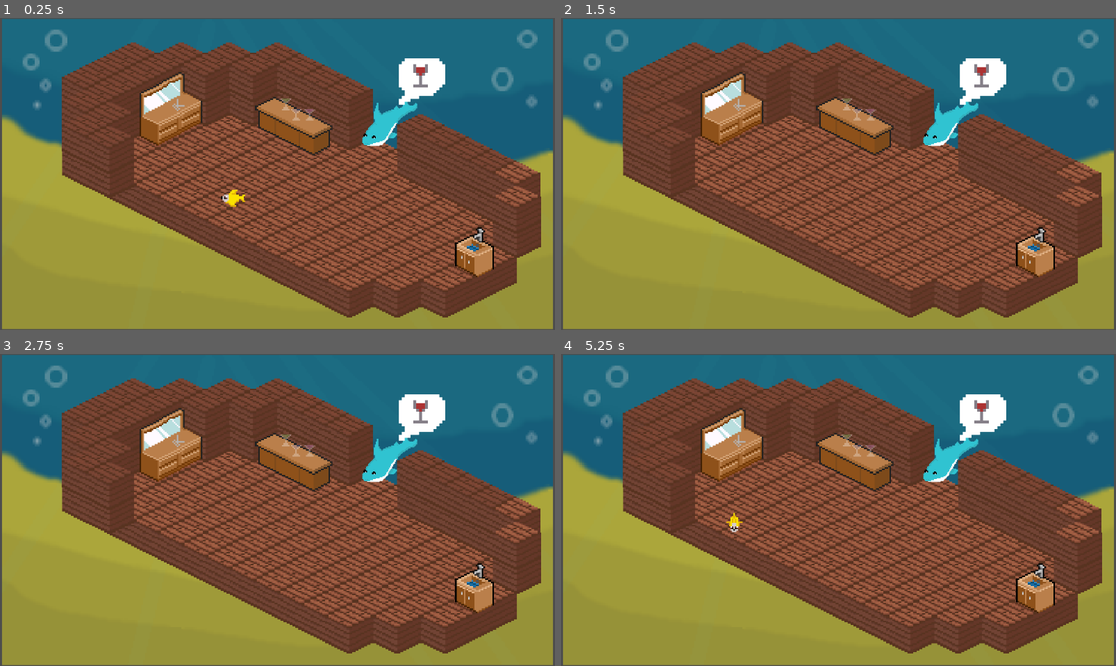
Above: before the commit, frames 1-4 (two rows, left to right).
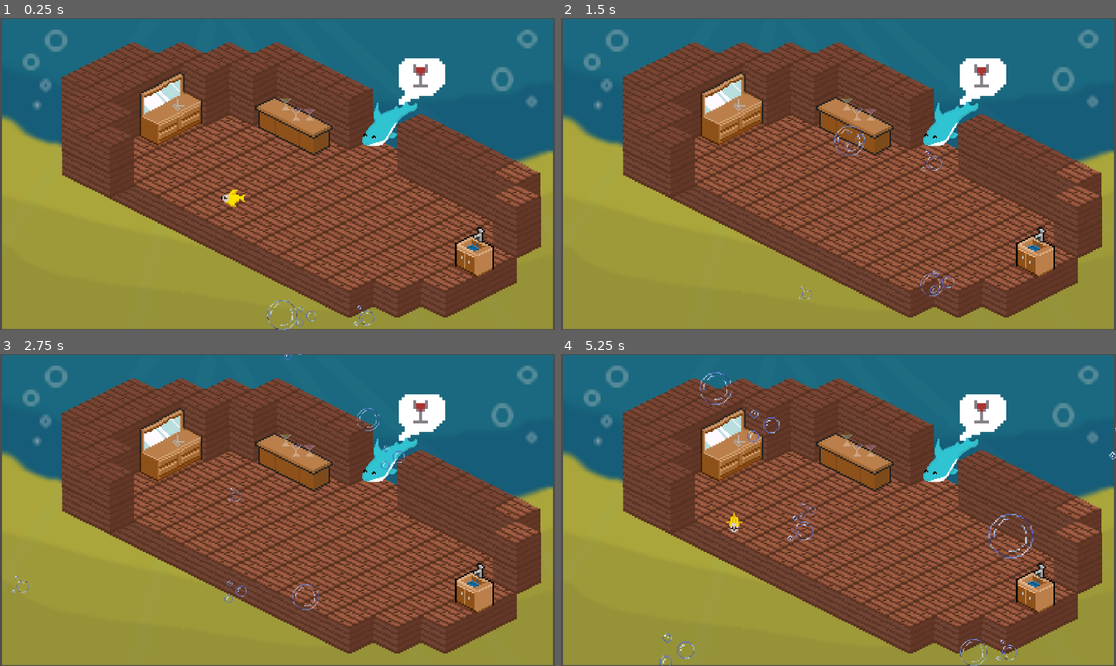
Above: after the commit, the same moments.

Repository: jkopano/barber-fish-barber-shop
Game: Godot game, scene res://src/scenes/LvL1/tilemap.tscn
The game is run twice, just before and just after one commit, with the same random seed, the same clock (stepped at 60 frames per second) and the same inputs.
Inputs (mouse positions are in pixels of both pictures, inside the frame that each line leads up to):
- Up to frame 1 (0.25 s): no input
- Up to frame 2 (1.5 s): move the mouse to (960, 158) at 0.52 s; hold Right (RIGHT) 0.53-1.25 s; tap Space (ACTION) at 0.6 s; click (960, 158) at 0.67 s; drag from (727, 189) to (838, 145) at 1.27 s
- Up to frame 3 (2.75 s): move the mouse to (333, 441) at 2.02 s; hold Right (RIGHT) from 2.03 s (still down); tap Space (ACTION) at 2.1 s
- Up to frame 4 (5.25 s): release Right (RIGHT) at 2.75 s; drag from (810, 572) to (1010, 584) at 2.77 s; move the mouse to (1005, 556) at 3.52 s; hold Left (LEFT) 3.53-4.25 s; tap Space (ACTION) at 3.6, 5.1 s; drag from (672, 463) to (932, 503) at 4.27 s; move the mouse to (866, 510) at 5.02 s; hold S (DOWN) from 5.03 s (still down); click (866, 510) at 5.17 s

The runs differ from the first frame. In frame 1, 0.2% of the frame differs, in the area x 48-68%, y 90-100%; in frame 2, 0.3%; in frame 3, 0.3%; in frame 4, 0.8%, in the area x 17-100%, y 5-100%.

Commit message:
added bubbles to other scenes

Diff:
--- a/src/scenes/LvL1/tilemap.tscn
+++ b/src/scenes/LvL1/tilemap.tscn
@@ -16,6 +16,9 @@
 [ext_resource type="Texture2D" uid="uid://m3qbvtd31lem" path="res://sprites/levels/winko-point.png" id="13_68jg1"]
 [ext_resource type="Texture2D" uid="uid://s46x68lh0u5k" path="res://sprites/levels/nozycki-point.png" id="15_6hthj"]
 [ext_resource type="Texture2D" uid="uid://cwsmpfky4csqc" path="res://sprites/fryzjer/komoda-lustro.png" id="15_it7ct"]
+[ext_resource type="Texture2D" uid="uid://ielx4lasn6fd" path="res://sprites/particles/bombel1.png" id="17_it7ct"]
+[ext_resource type="Texture2D" uid="uid://dx1qlvdtfos7n" path="res://sprites/particles/bombel2.png" id="18_xutvd"]
+[ext_resource type="Texture2D" uid="uid://wio66vdqbsnl" path="res://sprites/particles/bombel3.png" id="19_b0ig0"]
 
 [sub_resource type="WorldBoundaryShape2D" id="WorldBoundaryShape2D_u1kat"]
 normal = Vector2(-0.469209, 0.883087)
@@ -63,6 +66,15 @@
 [sub_resource type="RectangleShape2D" id="RectangleShape2D_fl7jp"]
 size = Vector2(86.6245, 31)
 
+[sub_resource type="ParticleProcessMaterial" id="ParticleProcessMaterial_pe2fm"]
+particle_flag_disable_z = true
+emission_shape = 3
+emission_box_extents = Vector3(570, 1, 1)
+gravity = Vector3(0, -980, 0)
+scale_max = 3.5
+turbulence_enabled = true
+turbulence_noise_speed_random = 1.0
+
 [node name="Tilemap" type="Node2D"]
 script = ExtResource("1_qf6y4")
 
@@ -216,6 +228,27 @@
 position = Vector2(193, -11)
 rotation = 0.521853
 shape = SubResource("RectangleShape2D_fl7jp")
+
+[node name="Bubble1" type="GPUParticles2D" parent="."]
+position = Vector2(4, 321)
+amount = 5
+texture = ExtResource("17_it7ct")
+lifetime = 5.0
+process_material = SubResource("ParticleProcessMaterial_pe2fm")
+
+[node name="Bubble2" type="GPUParticles2D" parent="."]
+position = Vector2(0, 324)
+amount = 5
+texture = ExtResource("18_xutvd")
+lifetime = 5.0
+process_material = SubResource("ParticleProcessMaterial_pe2fm")
+
+[node name="Bubble3" type="GPUParticles2D" parent="."]
+position = Vector2(5, 321)
+amount = 5
+texture = ExtResource("19_b0ig0")
+lifetime = 5.0
+process_material = SubResource("ParticleProcessMaterial_pe2fm")
 
 [connection signal="shark_needs_barber" from="." to="layer2/Minigames/BarberTable" method="_on_tilemap_shark_needs_barber"]
 [connection signal="shark_needs_denstist" from="." to="layer2/Minigames/DentistTable" method="_on_tilemap_shark_needs_denstist"]
--- a/src/scenes/barber/barber-main.tscn
+++ b/src/scenes/barber/barber-main.tscn
@@ -6,7 +6,19 @@
 [ext_resource type="Script" uid="uid://e8wgnj0u03aw" path="res://src/scenes/barber/sharkMove.gd" id="3_pkkap"]
 [ext_resource type="Script" uid="uid://b0phdmhcdibrw" path="res://src/scenes/dentist/followingFish.gd" id="5_e85rf"]
 [ext_resource type="SpriteFrames" uid="uid://b7cjttbl7vdbf" path="res://src/scenes/dentist/fish_anim.tres" id="6_8k2vg"]
-[ext_resource type="Script" uid="uid://celvaa7dgo1rh" path="res://src/scenes/dentist/fishAnimated.gd" id="7_g6pde"]
+[ext_resource type="Script" path="res://src/scenes/dentist/fishAnimated.gd" id="7_g6pde"]
+[ext_resource type="Texture2D" uid="uid://ielx4lasn6fd" path="res://sprites/particles/bombel1.png" id="8_phvmf"]
+[ext_resource type="Texture2D" uid="uid://dx1qlvdtfos7n" path="res://sprites/particles/bombel2.png" id="9_efful"]
+[ext_resource type="Texture2D" uid="uid://wio66vdqbsnl" path="res://sprites/particles/bombel3.png" id="10_nwuaa"]
+
+[sub_resource type="ParticleProcessMaterial" id="ParticleProcessMaterial_ko3rf"]
+particle_flag_disable_z = true
+emission_shape = 3
+emission_box_extents = Vector3(600, 1, 1)
+gravity = Vector3(0, -980, 0)
+scale_max = 3.5
+turbulence_enabled = true
+turbulence_noise_speed_random = 1.0
 
 [node name="main" type="Node2D"]
 
@@ -22,7 +34,6 @@
 
 [node name="Sprite2D" type="Sprite2D" parent="Node2D"]
 position = Vector2(84.0091, 2.47896)
-scale = Vector2(1, 1)
 texture = ExtResource("2_emc83")
 
 [node name="hair" type="Node2D" parent="."]
@@ -42,3 +53,24 @@
 sprite_frames = ExtResource("6_8k2vg")
 animation = &"normal"
 script = ExtResource("7_g6pde")
+
+[node name="Bubble1" type="GPUParticles2D" parent="."]
+position = Vector2(596, 670)
+amount = 5
+texture = ExtResource("8_phvmf")
+lifetime = 5.0
+process_material = SubResource("ParticleProcessMaterial_ko3rf")
+
+[node name="Bubble2" type="GPUParticles2D" parent="."]
+position = Vector2(592, 673)
+amount = 5
+texture = ExtResource("9_efful")
+lifetime = 5.0
+process_material = SubResource("ParticleProcessMaterial_ko3rf")
+
+[node name="Bubble3" type="GPUParticles2D" parent="."]
+position = Vector2(597, 670)
+amount = 5
+texture = ExtResource("10_nwuaa")
+lifetime = 5.0
+process_material = SubResource("ParticleProcessMaterial_ko3rf")
--- a/src/scenes/dentist/dentist-main.tscn
+++ b/src/scenes/dentist/dentist-main.tscn
@@ -14,7 +14,19 @@
 [ext_resource type="Script" uid="uid://b0phdmhcdibrw" path="res://src/scenes/dentist/followingFish.gd" id="8_yjrd2"]
 [ext_resource type="SpriteFrames" uid="uid://b7cjttbl7vdbf" path="res://src/scenes/dentist/fish_anim.tres" id="9_dc70q"]
 [ext_resource type="Texture2D" uid="uid://cfqvm0qb1od2h" path="res://sprites/dentist/brush2-2.0.png" id="9_svpao"]
-[ext_resource type="Script" uid="uid://celvaa7dgo1rh" path="res://src/scenes/dentist/fishAnimated.gd" id="10_d3hnj"]
+[ext_resource type="Script" path="res://src/scenes/dentist/fishAnimated.gd" id="10_d3hnj"]
+[ext_resource type="Texture2D" uid="uid://ielx4lasn6fd" path="res://sprites/particles/bombel1.png" id="16_e2x3l"]
+[ext_resource type="Texture2D" uid="uid://dx1qlvdtfos7n" path="res://sprites/particles/bombel2.png" id="17_2c2yr"]
+[ext_resource type="Texture2D" uid="uid://wio66vdqbsnl" path="res://sprites/particles/bombel3.png" id="18_do2e0"]
+
+[sub_resource type="ParticleProcessMaterial" id="ParticleProcessMaterial_vmhag"]
+particle_flag_disable_z = true
+emission_shape = 3
+emission_box_extents = Vector3(600, 1, 1)
+gravity = Vector3(0, -980, 0)
+scale_max = 3.5
+turbulence_enabled = true
+turbulence_noise_speed_random = 1.0
 
 [node name="main" type="Node2D"]
 texture_filter = 2
@@ -136,3 +148,24 @@
 sprite_frames = ExtResource("9_dc70q")
 animation = &"yellow"
 script = ExtResource("10_d3hnj")
+
+[node name="Bubble1" type="GPUParticles2D" parent="."]
+position = Vector2(596, 670)
+amount = 5
+texture = ExtResource("16_e2x3l")
+lifetime = 5.0
+process_material = SubResource("ParticleProcessMaterial_vmhag")
+
+[node name="Bubble2" type="GPUParticles2D" parent="."]
+position = Vector2(592, 673)
+amount = 5
+texture = ExtResource("17_2c2yr")
+lifetime = 5.0
+process_material = SubResource("ParticleProcessMaterial_vmhag")
+
+[node name="Bubble3" type="GPUParticles2D" parent="."]
+position = Vector2(597, 670)
+amount = 5
+texture = ExtResource("18_do2e0")
+lifetime = 5.0
+process_material = SubResource("ParticleProcessMaterial_vmhag")
Not shown: 1 places in src/scenes/LvL1/tilemap.tscn that only renumber resources
Not shown: 1 places in src/scenes/barber/barber-main.tscn that only renumber resources
Not shown: 1 places in src/scenes/dentist/dentist-main.tscn that only renumber resources
